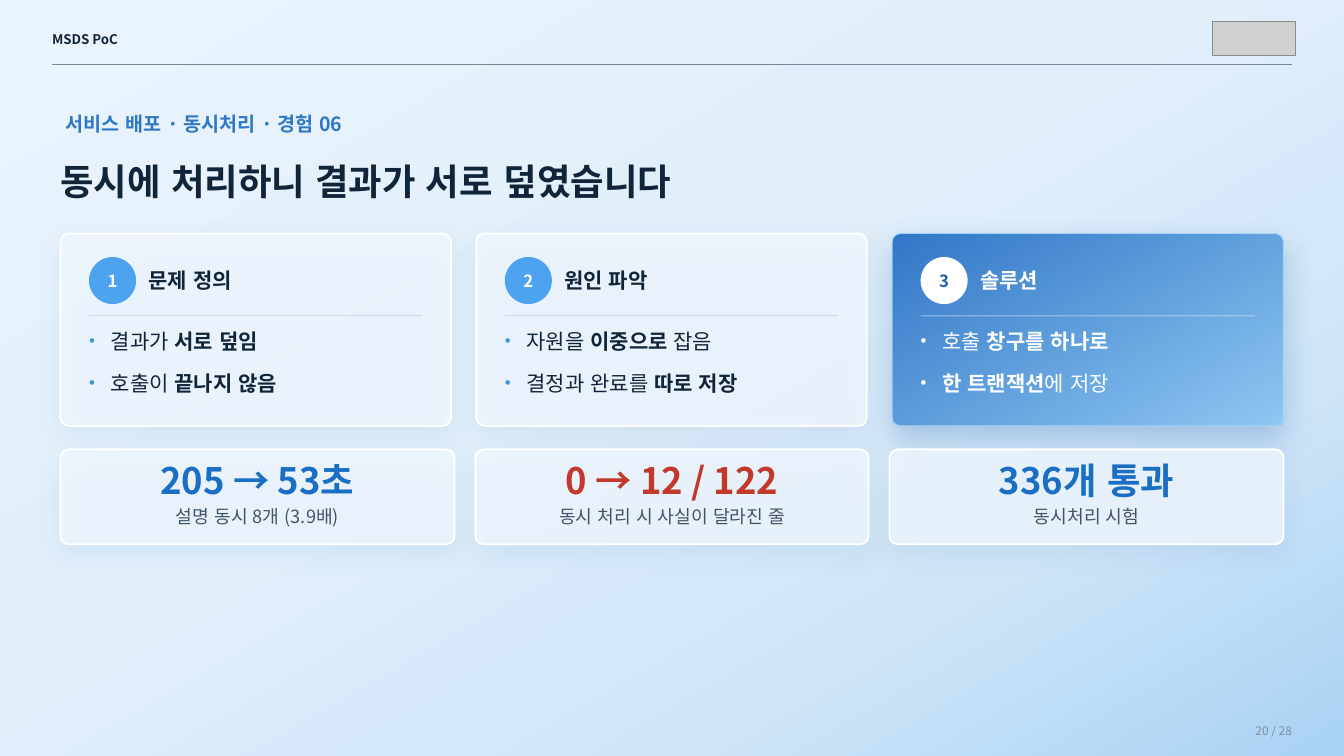
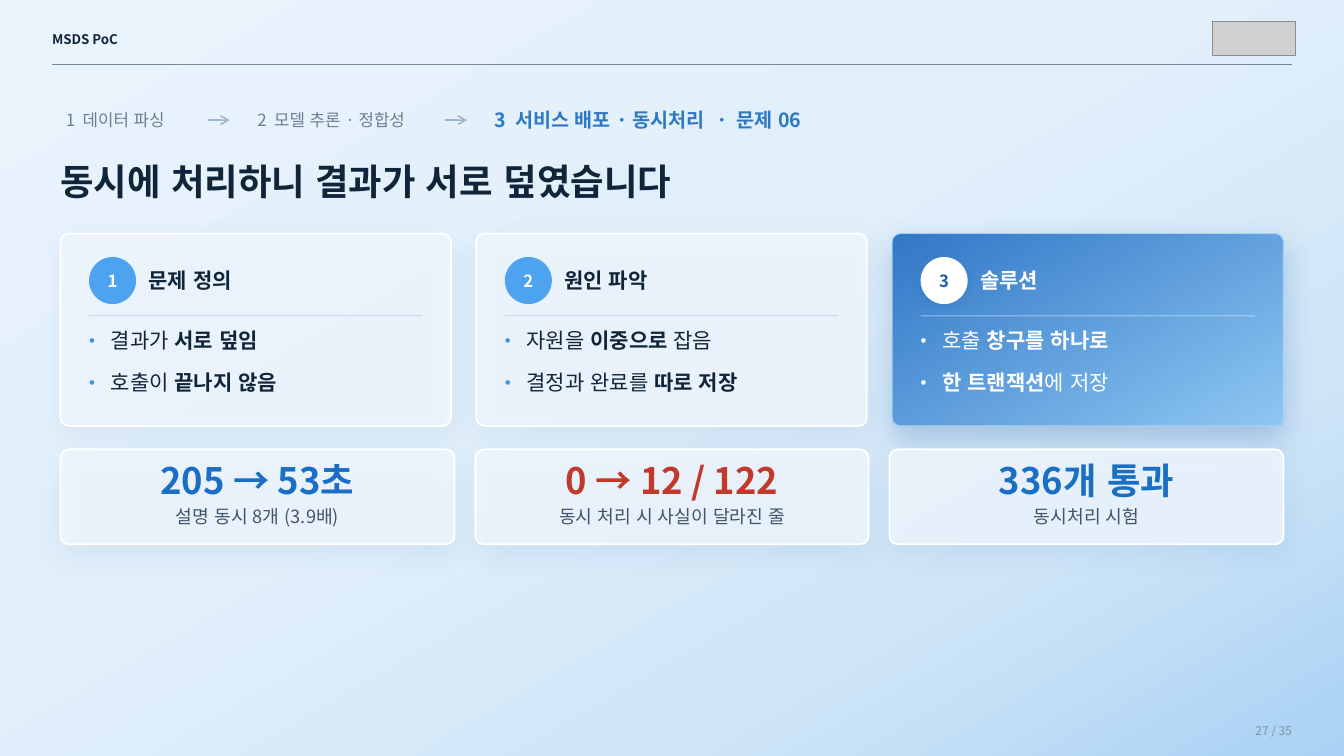
Before and after one commit to sunub/for-digital-divide, a slide deck: slide 27 of MSDS_PoC_flat.pptx (slide 20 before the commit). Drawn at 1344x756 pixels with LibreOffice and Linux fonts; fonts in the diff are those of the drawing; grey boxes stand for pictures. Boxes give left, top, right and bottom in pixels: in the first picture for what was removed or moved away, otherwise in the second. Text is boxed around its words. In the diff, an @@ line names an element or a change of style, - is before the commit and + after.

```diff
--- a/MSDS_PoC_flat.pptx
+++ b/MSDS_PoC_flat.pptx
@@ text added at (66,112,165,128), 12 pt, text #6B7F94 @@
+1 데이터 파싱
@@ text added at (257,112,405,127), 12 pt, text #6B7F94 @@
+2 모델 추론 · 정합성
@@ text at (495,110,801,129): text changed @@
-서비스 배포 · 동시처리 · 경험 06
+3 서비스 배포 · 동시처리 · 문제 06
@@ arrow added from (208, 120) to (230, 120), #9DB4CA 1.08 pt @@
@@ arrow added from (446, 120) to (467, 120), #9DB4CA 1.08 pt @@
@@ text at (1255,726,1292,735): text changed @@
-20 / 28
+27 / 35
```
Also in this commit, not shown: 24 other slides changed, 8 slides added, 1 slide removed.
